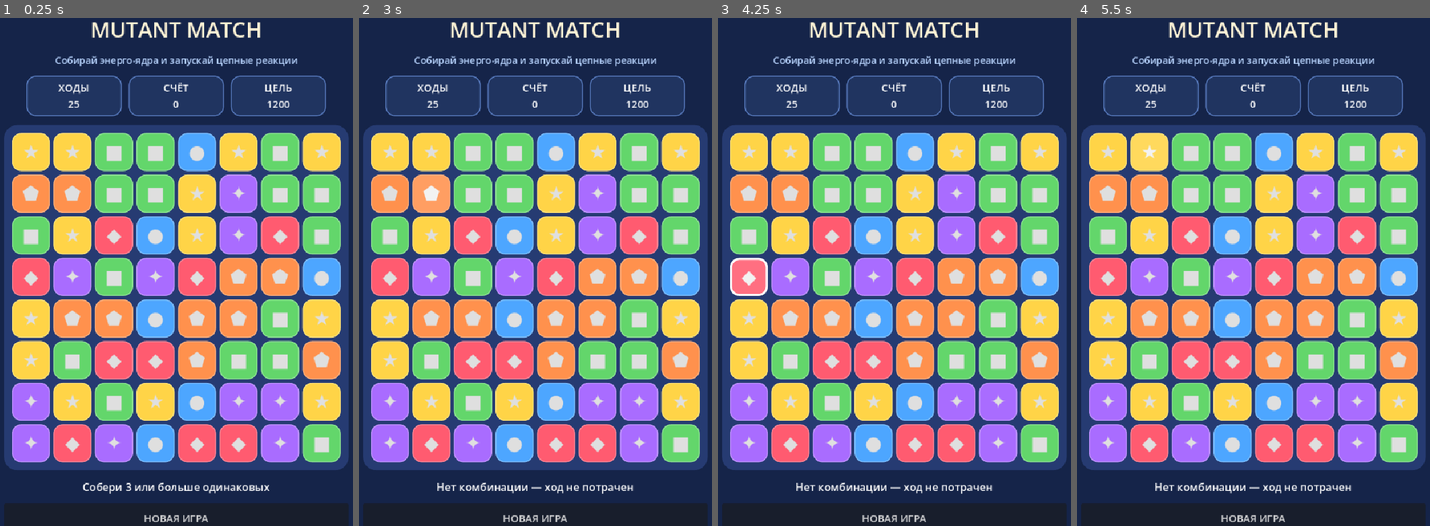
Above: before the commit, frames 1-4 (left to right).
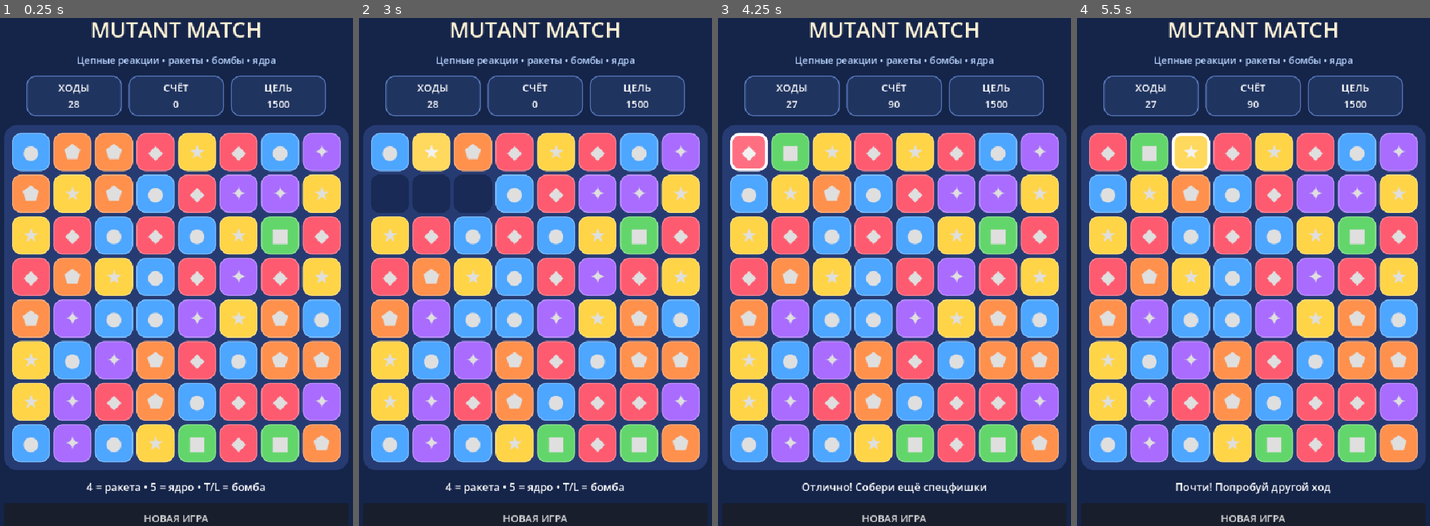
Above: after the commit, the same moments.

Repository: ksotik22/Mutant-Match
Game: Godot game, scene res://main.tscn
The game is run twice, just before and just after one commit, with the same random seed, the same clock (stepped at 60 frames per second) and the same inputs.
Inputs:
- Up to frame 1 (0.25 s): no input
- Up to frame 2 (3 s): click "★" at 0.5 s; click "●" at 1.25 s; click "★" at 2 s; click "⬟" at 2.75 s
- Up to frame 3 (4.25 s): click "◆" at 3.5 s
- Up to frame 4 (5.5 s): click "■" at 4.25 s; click "★" at 5 s

The runs differ from the first frame. In frame 1, 42% of the frame differs, in the area x 3-97%, y 7-94%; in frame 2, 42%; in frame 3, 43%; in frame 4, 43%.

Commit message:
Add generous cascades and special match-3 pieces

Diff:
--- a/scripts/game.gd
+++ b/scripts/game.gd
@@ -5,14 +5,22 @@
 const TYPES := 6
 const CELL := 68.0
 const GAP := 6.0
+const NORMAL := 0
+const ROCKET_H := 1
+const ROCKET_V := 2
+const BOMB := 3
+const CORE := 4
 
 var board: Array = []
+var specials: Array = []
 var cells: Array = []
 var selected := Vector2i(-1, -1)
-var moves := 25
-var score := 0
-var target := 1200
+var moves: int = 28
+var score: int = 0
+var target: int = 1500
 var busy := false
+var last_swap_b := Vector2i(-1, -1)
+var rng := RandomNumberGenerator.new()
 
 var board_grid: GridContainer
 var moves_label: Label
@@ -24,6 +32,7 @@
 var symbols := ["◆", "●", "★", "■", "✦", "⬟"]
 
 func _ready() -> void:
+	rng.randomize()
 	build_ui()
 	new_game()
 
@@ -47,7 +56,7 @@
 	title.add_theme_color_override("font_color", Color("fff4d6"))
 	root.add_child(title)
 	var subtitle := Label.new()
-	subtitle.text = "Собирай энерго-ядра и запускай цепные реакции"
+	subtitle.text = "Цепные реакции • ракеты • бомбы • ядра"
 	subtitle.horizontal_alignment = HORIZONTAL_ALIGNMENT_CENTER
 	subtitle.add_theme_font_size_override("font_size", 17)
 	subtitle.add_theme_color_override("font_color", Color("b9d5ff"))
@@ -56,21 +65,21 @@
 	top.alignment = BoxContainer.ALIGNMENT_CENTER
 	top.add_theme_constant_override("separation", 12)
 	root.add_child(top)
-	moves_label = make_stat(top, "ХОДЫ\n25")
+	moves_label = make_stat(top, "ХОДЫ\n28")
 	score_label = make_stat(top, "СЧЁТ\n0")
-	goal_label = make_stat(top, "ЦЕЛЬ\n1200")
+	goal_label = make_stat(top, "ЦЕЛЬ\n1500")
 	var panel := PanelContainer.new()
-	var panel_style := StyleBoxFlat.new()
-	panel_style.bg_color = Color("263b72")
-	panel_style.corner_radius_top_left = 24
-	panel_style.corner_radius_top_right = 24
-	panel_style.corner_radius_bottom_left = 24
-	panel_style.corner_radius_bottom_right = 24
-	panel_style.content_margin_left = 14
-	panel_style.content_margin_right = 14
-	panel_style.content_margin_top = 14
-	panel_style.content_margin_bottom = 14
-	panel.add_theme_stylebox_override("panel", panel_style)
+	var ps := StyleBoxFlat.new()
+	ps.bg_color = Color("263b72")
+	ps.corner_radius_top_left = 24
+	ps.corner_radius_top_right = 24
+	ps.corner_radius_bottom_left = 24
+	ps.corner_radius_bottom_right = 24
+	ps.content_margin_left = 14
+	ps.content_margin_right = 14
+	ps.content_margin_top = 14
+	ps.content_margin_bottom = 14
+	panel.add_theme_stylebox_override("panel", ps)
 	root.add_child(panel)
 	board_grid = GridContainer.new()
 	board_grid.columns = COLS
@@ -78,10 +87,9 @@
 	board_grid.add_theme_constant_override("v_separation", int(GAP))
 	panel.add_child(board_grid)
 	status_label = Label.new()
-	status_label.text = "Поменяй соседние фишки местами"
 	status_label.horizontal_alignment = HORIZONTAL_ALIGNMENT_CENTER
 	status_label.add_theme_font_size_override("font_size", 19)
-	status_label.add_theme_color_override("font_color", Color("ffffff"))
+	status_label.add_theme_color_override("font_color", Color.WHITE)
 	root.add_child(status_label)
 	var restart := Button.new()
 	restart.text = "НОВАЯ ИГРА"
@@ -112,20 +120,24 @@
 func new_game() -> void:
 	busy = false
 	selected = Vector2i(-1, -1)
-	moves = 25
+	moves = 28
 	score = 0
 	board.clear()
+	specials.clear()
 	for y in ROWS:
 		var row: Array = []
+		var srow: Array = []
 		for x in COLS:
-			var t: int = randi_range(0, TYPES - 1)
+			var t: int = rng.randi_range(0, TYPES - 1)
 			while (x >= 2 and row[x - 1] == t and row[x - 2] == t) or (y >= 2 and board[y - 1][x] == t and board[y - 2][x] == t):
-				t = randi_range(0, TYPES - 1)
+				t = rng.randi_range(0, TYPES - 1)
 			row.append(t)
+			srow.append(NORMAL)
 		board.append(row)
+		specials.append(srow)
 	build_cells()
 	update_hud()
-	status_label.text = "Собери 3 или больше одинаковых"
+	status_label.text = "4 = ракета • 5 = ядро • Т/L = бомба"
 
 func build_cells() -> void:
 	for child in board_grid.get_children(): child.queue_free()
@@ -142,24 +154,33 @@
 		cells.append(cell_row)
 	refresh_board()
 
+func piece_text(x: int, y: int) -> String:
+	match int(specials[y][x]):
+		ROCKET_H: return "↔"
+		ROCKET_V: return "↕"
+		BOMB: return "✹"
+		CORE: return "◎"
+	return symbols[int(board[y][x])]
+
 func refresh_board() -> void:
 	for y in ROWS:
 		for x in COLS:
 			var b: Button = cells[y][x]
-			var t: int = board[y][x]
-			b.text = symbols[t]
-			b.add_theme_font_size_override("font_size", 34)
+			var t: int = int(board[y][x])
+			b.text = piece_text(x, y)
+			b.add_theme_font_size_override("font_size", 36 if int(specials[y][x]) != NORMAL else 34)
 			var style := StyleBoxFlat.new()
 			style.bg_color = colors[t]
+			if int(specials[y][x]) != NORMAL: style.bg_color = colors[t].lightened(0.18)
 			style.corner_radius_top_left = 16
 			style.corner_radius_top_right = 16
 			style.corner_radius_bottom_left = 16
 			style.corner_radius_bottom_right = 16
-			style.set_border_width_all(4 if selected == Vector2i(x,y) else 2)
-			style.border_color = Color.WHITE if selected == Vector2i(x,y) else colors[t].lightened(0.25)
+			style.set_border_width_all(5 if selected == Vector2i(x,y) or int(specials[y][x]) != NORMAL else 2)
+			style.border_color = Color.WHITE if selected == Vector2i(x,y) or int(specials[y][x]) != NORMAL else colors[t].lightened(0.25)
 			b.add_theme_stylebox_override("normal", style)
 			var hover: StyleBoxFlat = style.duplicate()
-			hover.bg_color = colors[t].lightened(0.12)
+			hover.bg_color = style.bg_color.lightened(0.12)
 			b.add_theme_stylebox_override("hover", hover)
 
 func on_cell_pressed(pos: Vector2i) -> void:
@@ -180,68 +201,167 @@
 	busy = true
 	var a: Vector2i = selected
 	selected = Vector2i(-1, -1)
+	last_swap_b = pos
 	swap_cells(a, pos)
 	refresh_board()
-	await get_tree().create_timer(0.12).timeout
+	await get_tree().create_timer(0.10).timeout
+	if int(specials[a.y][a.x]) != NORMAL or int(specials[pos.y][pos.x]) != NORMAL:
+		moves -= 1
+		var blast: Dictionary = {}
+		activate_special(a, blast)
+		activate_special(pos, blast)
+		await resolve_blast(blast, 1)
+		finish_move()
+		return
 	var matches: Array = find_matches()
 	if matches.is_empty():
 		swap_cells(a, pos)
-		status_label.text = "Нет комбинации — ход не потрачен"
+		status_label.text = "Почти! Попробуй другой ход"
 		refresh_board()
 		busy = false
 		return
 	moves -= 1
-	await resolve_cascades(matches)
+	await resolve_cascades(matches, pos)
+	finish_move()
+
+func finish_move() -> void:
 	update_hud()
-	if score >= target: status_label.text = "ПОБЕДА! Цель выполнена ✦"
-	elif moves <= 0: status_label.text = "Ходы закончились. Попробуй ещё раз"
-	else: status_label.text = "Отлично! Ищи следующую цепочку"
+	if score >= target: status_label.text = "ПОБЕДА! Мощная цепная реакция!"
+	elif moves <= 0: status_label.text = "Ходы закончились — ещё попытка?"
+	elif not status_label.text.begins_with("КАСКАД"): status_label.text = "Отлично! Собери ещё спецфишки"
 	busy = false
 
 func swap_cells(a: Vector2i, b: Vector2i) -> void:
-	var temp: int = board[a.y][a.x]
+	var temp: int = int(board[a.y][a.x])
 	board[a.y][a.x] = board[b.y][b.x]
 	board[b.y][b.x] = temp
+	var st: int = int(specials[a.y][a.x])
+	specials[a.y][a.x] = specials[b.y][b.x]
+	specials[b.y][b.x] = st
 
 func find_matches() -> Array:
 	var found: Dictionary = {}
 	for y in ROWS:
-		var run_start: int = 0
+		var start: int = 0
 		for x in range(1, COLS + 1):
-			if x == COLS or board[y][x] != board[y][run_start]:
-				if x - run_start >= 3:
-					for mx in range(run_start, x): found[Vector2i(mx,y)] = true
-				run_start = x
+			if x == COLS or board[y][x] != board[y][start]:
+				if x - start >= 3:
+					for mx in range(start, x): found[Vector2i(mx,y)] = true
+				start = x
 	for x in COLS:
-		var run_start: int = 0
+		var start: int = 0
 		for y in range(1, ROWS + 1):
-			if y == ROWS or board[y][x] != board[run_start][x]:
-				if y - run_start >= 3:
-					for my in range(run_start, y): found[Vector2i(x,my)] = true
-				run_start = y
+			if y == ROWS or board[y][x] != board[start][x]:
+				if y - start >= 3:
+					for my in range(start, y): found[Vector2i(x,my)] = true
+				start = y
 	return found.keys()
 
-func resolve_cascades(matches: Array) -> void:
+func run_length(pos: Vector2i, horizontal: bool) -> int:
+	var t: int = int(board[pos.y][pos.x])
+	var count: int = 1
+	var dx: int = 1 if horizontal else 0
+	var dy: int = 0 if horizontal else 1
+	var x: int = pos.x - dx
+	var y: int = pos.y - dy
+	while x >= 0 and y >= 0 and x < COLS and y < ROWS and int(board[y][x]) == t:
+		count += 1; x -= dx; y -= dy
+	x = pos.x + dx; y = pos.y + dy
+	while x >= 0 and y >= 0 and x < COLS and y < ROWS and int(board[y][x]) == t:
+		count += 1; x += dx; y += dy
+	return count
+
+func choose_special(matches: Array, preferred: Vector2i) -> Dictionary:
+	var result: Dictionary = {"pos": Vector2i(-1,-1), "kind": NORMAL}
+	for p in matches:
+		var h: int = run_length(p, true)
+		var v: int = run_length(p, false)
+		if h >= 3 and v >= 3: return {"pos": p, "kind": BOMB}
+	for p in matches:
+		if run_length(p, true) >= 5 or run_length(p, false) >= 5:
+			return {"pos": preferred if matches.has(preferred) else p, "kind": CORE}
+	for p in matches:
+		if run_length(p, true) >= 4:
+			return {"pos": preferred if matches.has(preferred) else p, "kind": ROCKET_V}
+		if run_length(p, false) >= 4:
+			return {"pos": preferred if matches.has(preferred) else p, "kind": ROCKET_H}
+	return result
+
+func resolve_cascades(matches: Array, preferred: Vector2i = Vector2i(-1,-1)) -> void:
 	var chain: int = 1
 	var current: Array = matches
 	while not current.is_empty():
-		score += current.size() * 25 * chain
-		status_label.text = "КАСКАД x%d   +%d" % [chain, current.size() * 25 * chain]
-		for p in current: board[p.y][p.x] = -1
+		var create: Dictionary = choose_special(current, preferred if chain == 1 else Vector2i(-1,-1))
+		var blast: Dictionary = {}
+		for p in current:
+			if p != create["pos"]: blast[p] = true
+		for p in current:
+			if int(specials[p.y][p.x]) != NORMAL and p != create["pos"]: activate_special(p, blast)
+		if int(create["kind"]) != NORMAL:
+			var cp: Vector2i = create["pos"]
+			specials[cp.y][cp.x] = int(create["kind"])
+			status_label.text = special_message(int(create["kind"]))
+		score += blast.size() * 30 * chain
+		for p in blast.keys(): clear_piece(p)
 		refresh_removed()
-		await get_tree().create_timer(0.18).timeout
-		collapse_board()
+		await get_tree().create_timer(0.14).timeout
+		collapse_board(chain)
 		refresh_board()
 		update_hud()
-		await get_tree().create_timer(0.18).timeout
+		await get_tree().create_timer(0.14).timeout
 		current = find_matches()
+		if not current.is_empty(): status_label.text = "КАСКАД x%d  +%d" % [chain + 1, current.size() * 30 * (chain + 1)]
 		chain += 1
+
+func special_message(kind: int) -> String:
+	if kind == CORE: return "ЭНЕРГО-ЯДРО! 5 в ряд"
+	if kind == BOMB: return "МУТАНТ-БОМБА! Т/L комбинация"
+	return "РАКЕТА! 4 в ряд"
+
+func activate_special(pos: Vector2i, blast: Dictionary) -> void:
+	if pos.x < 0 or pos.y < 0 or pos.x >= COLS or pos.y >= ROWS: return
+	if blast.has(pos): return
+	blast[pos] = true
+	var kind: int = int(specials[pos.y][pos.x])
+	if kind == ROCKET_H:
+		for x in COLS: add_blast(Vector2i(x,pos.y), blast)
+	elif kind == ROCKET_V:
+		for y in ROWS: add_blast(Vector2i(pos.x,y), blast)
+	elif kind == BOMB:
+		for yy in range(maxi(0,pos.y-2), mini(ROWS,pos.y+3)):
+			for xx in range(maxi(0,pos.x-2), mini(COLS,pos.x+3)): add_blast(Vector2i(xx,yy), blast)
+	elif kind == CORE:
+		var target_type: int = rng.randi_range(0, TYPES - 1)
+		for y in ROWS:
+			for x in COLS:
+				if int(board[y][x]) == target_type: add_blast(Vector2i(x,y), blast)
+
+func add_blast(pos: Vector2i, blast: Dictionary) -> void:
+	if blast.has(pos): return
+	blast[pos] = true
+	if int(specials[pos.y][pos.x]) != NORMAL: activate_special(pos, blast)
+
+func resolve_blast(blast: Dictionary, chain: int) -> void:
+	score += blast.size() * 35 * chain
+	status_label.text = "ЦЕПНАЯ РЕАКЦИЯ!  +%d" % (blast.size() * 35 * chain)
+	for p in blast.keys(): clear_piece(p)
+	refresh_removed()
+	await get_tree().create_timer(0.15).timeout
+	collapse_board(chain)
+	refresh_board()
+	await get_tree().create_timer(0.15).timeout
+	var matches: Array = find_matches()
+	if not matches.is_empty(): await resolve_cascades(matches)
+
+func clear_piece(pos: Vector2i) -> void:
+	board[pos.y][pos.x] = -1
+	specials[pos.y][pos.x] = NORMAL
 
 func refresh_removed() -> void:
 	for y in ROWS:
 		for x in COLS:
 			var b: Button = cells[y][x]
-			if board[y][x] == -1:
+			if int(board[y][x]) == -1:
 				b.text = ""
 				var empty := StyleBoxFlat.new()
 				empty.bg_color = Color("182a55")
@@ -251,17 +371,33 @@
 				empty.corner_radius_bottom_right = 16
 				b.add_theme_stylebox_override("normal", empty)
 
-func collapse_board() -> void:
+func collapse_board(chain: int = 1) -> void:
 	for x in COLS:
-		var values: Array = []
+		var vals: Array = []
+		var specs: Array = []
 		for y in range(ROWS - 1, -1, -1):
-			if board[y][x] != -1: values.append(board[y][x])
+			if int(board[y][x]) != -1:
+				vals.append(board[y][x]); specs.append(specials[y][x])
 		var index: int = 0
 		for y in range(ROWS - 1, -1, -1):
-			if index < values.size():
-				board[y][x] = values[index]
-				index += 1
-			else: board[y][x] = randi_range(0, TYPES - 1)
+			if index < vals.size():
+				board[y][x] = vals[index]; specials[y][x] = specs[index]; index += 1
+			else:
+				board[y][x] = generous_piece(x, y, chain)
+				specials[y][x] = NORMAL
+
+func generous_piece(x: int, y: int, chain: int) -> int:
+	# Slightly favor colors that can continue a chain. It keeps the game lively without guaranteeing every drop.
+	var candidates: Array[int] = []
+	if y + 2 < ROWS and int(board[y+1][x]) == int(board[y+2][x]) and int(board[y+1][x]) >= 0:
+		for i in range(3 + mini(chain, 3)): candidates.append(int(board[y+1][x]))
+	if x >= 2 and int(board[y][x-1]) == int(board[y][x-2]) and int(board[y][x-1]) >= 0:
+		for i in range(2 + mini(chain, 2)): candidates.append(int(board[y][x-1]))
+	if x + 2 < COLS and int(board[y][x+1]) == int(board[y][x+2]) and int(board[y][x+1]) >= 0:
+		for i in range(2 + mini(chain, 2)): candidates.append(int(board[y][x+1]))
+	if not candidates.is_empty() and rng.randf() < 0.58:
+		return candidates[rng.randi_range(0, candidates.size()-1)]
+	return rng.randi_range(0, TYPES - 1)
 
 func update_hud() -> void:
 	moves_label.text = "ХОДЫ\n%d" % moves
